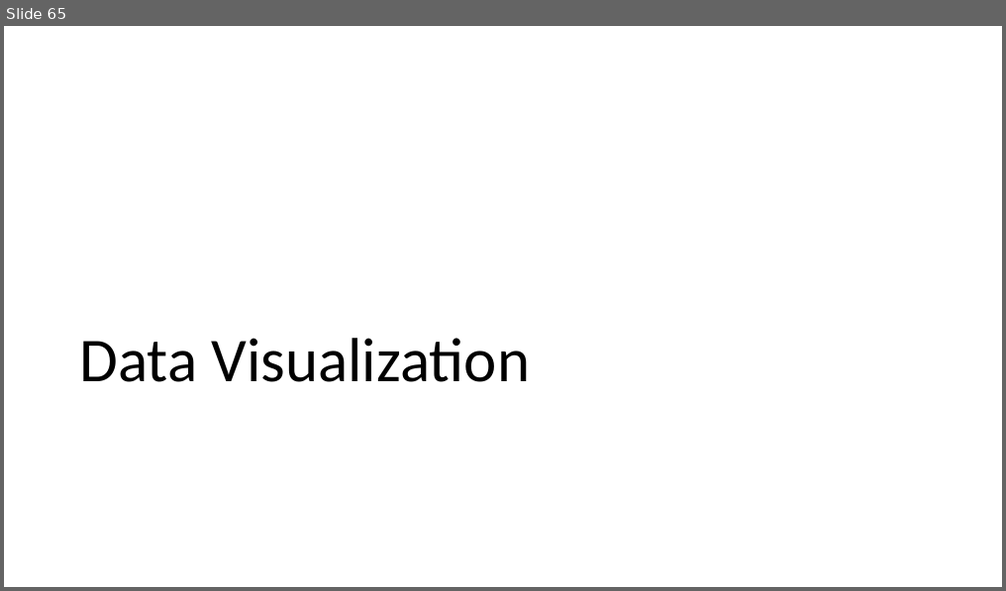
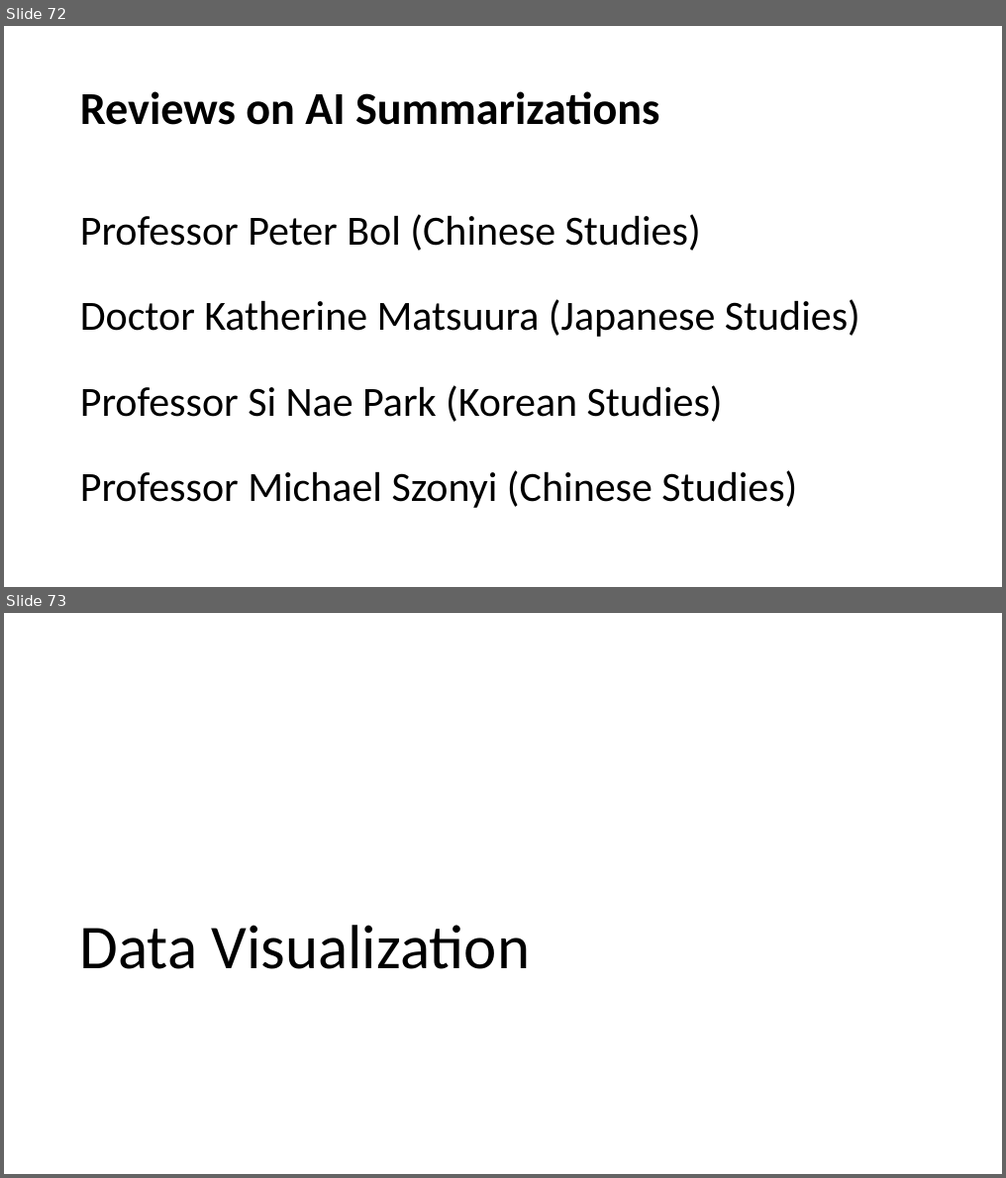
Before and after one commit to fccsdigitalchina/generative_ai_east_asian_studies, a slide deck: _slides/Generative AI for East Asian Studies_use cases.pptx. Shown one above the other, each under a label of ours: slide 65 before the commit, slides 72 and 73 after it. The pictures are 1006x591 and 1006x1178 pixels, drawn with LibreOffice and Linux fonts; fonts in the diff are those of the drawing. Boxes give left, top, right and bottom in pixels: in the first picture for what was removed or moved away, otherwise in the second. Text is boxed around its words. In the diff, an @@ line names an element or a change of style, - is before the commit and + after.

```diff
--- a/_slides/Generative AI for East Asian Studies_use cases.pptx
+++ b/_slides/Generative AI for East Asian Studies_use cases.pptx
@@ slide 72 added at bbox=[4, 26, 1002, 587], background #FFFFFF @@
@@ title added at bbox=[80, 91, 659, 125], 44 pt, text #000000, bold @@
+Reviews on AI Summarizations
@@ text added at bbox=[80, 214, 860, 508], 40 pt, text #000000 @@
+Professor Peter Bol (Chinese Studies)
+Doctor Katherine Matsuura (Japanese Studies)
+Professor Si Nae Park (Korean Studies)
+Professor Michael Szonyi (Chinese Studies)
@@ what was slide 65 is now slide 73 @@
```
Also in this commit, not shown: 15 slides changed, 8 other slides added.
